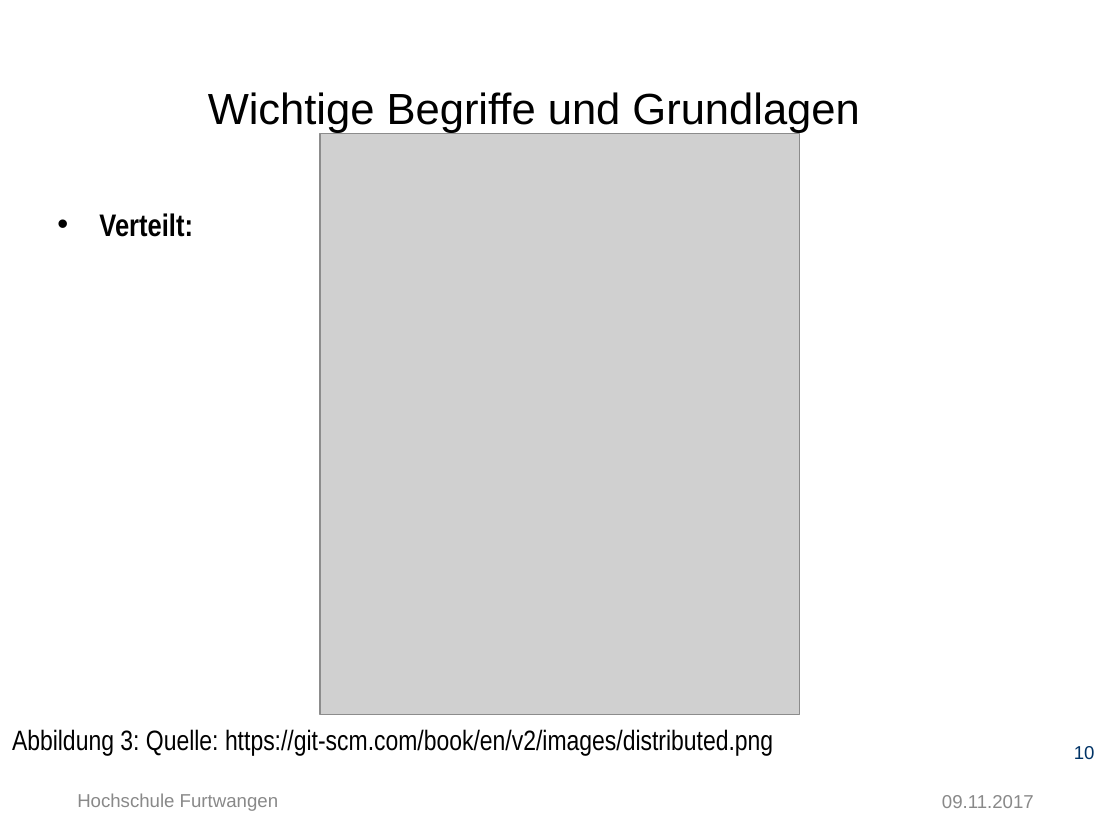
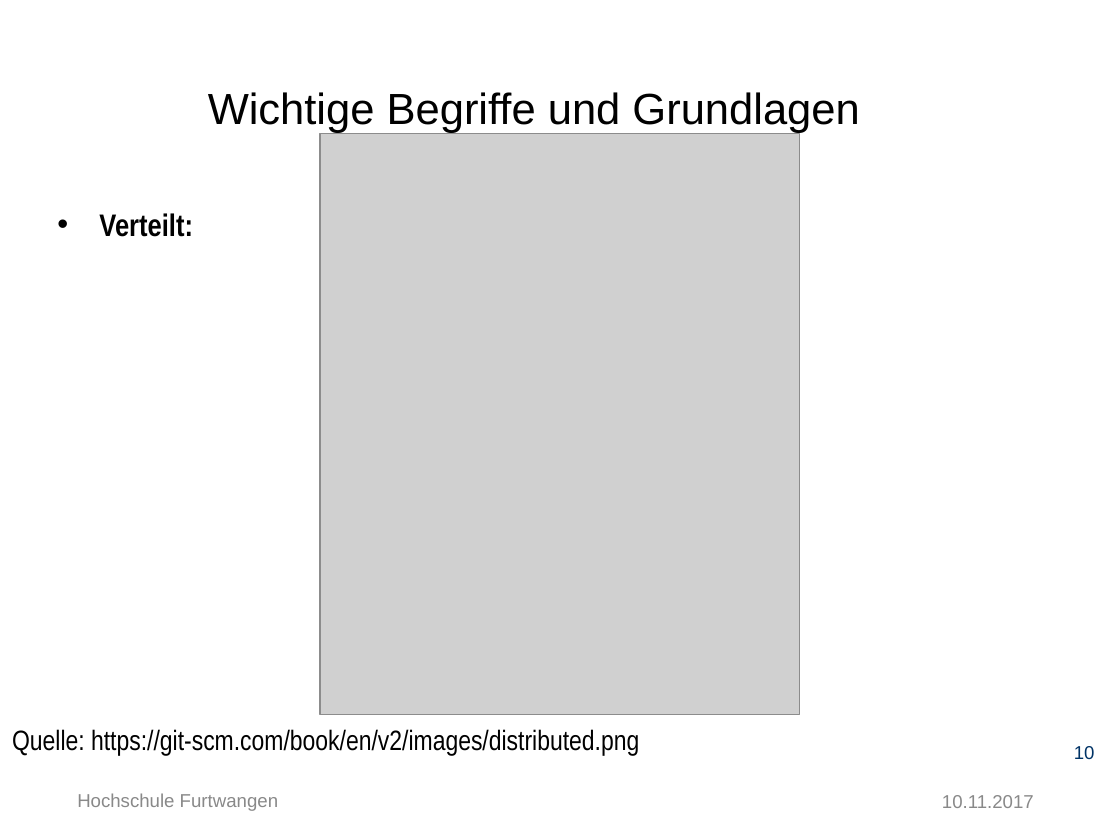
Before and after one commit to Ertugrul-Furtwangen/Erti, a slide deck: slide 10 of Thesis-Präsentation-Ertugrul_Özkara.pptx. Drawn at 1120x840 pixels with LibreOffice and Linux fonts; fonts in the diff are those of the drawing; grey boxes stand for pictures; background and template pictures are left out. Boxes give left, top, right and bottom in pixels: in the first picture for what was removed or moved away, otherwise in the second. Text is boxed around its words. In the diff, an @@ line names an element or a change of style, - is before the commit and + after.

```diff
--- a/Thesis-Präsentation-Ertugrul_Özkara.pptx
+++ b/Thesis-Präsentation-Ertugrul_Özkara.pptx
@@ text at [12, 729, 639, 756]: text changed @@
-Abbildung 3: Quelle: https://git-scm.com/book/en/v2/images/distributed.png
+Quelle: https://git-scm.com/book/en/v2/images/distributed.png
@@ text at [942, 795, 1034, 808]: text changed @@
-09.11.2017
+10.11.2017
```
Also in this commit, not shown: 41 other slides changed, 1 slide added.
